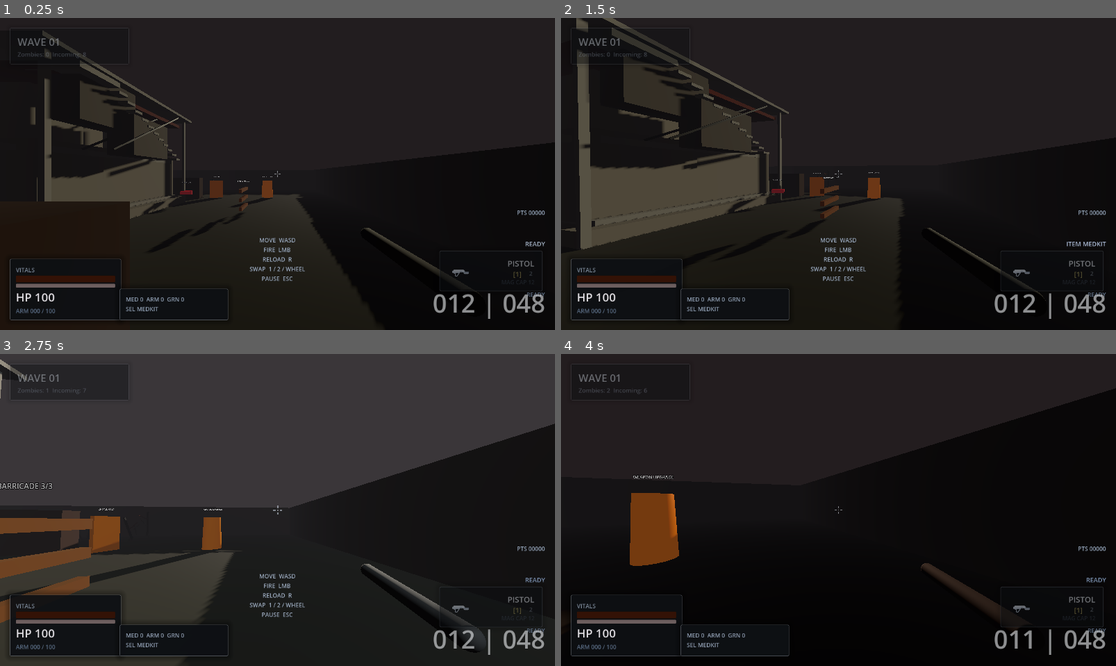
Above: before the commit, frames 1-4 (two rows, left to right).
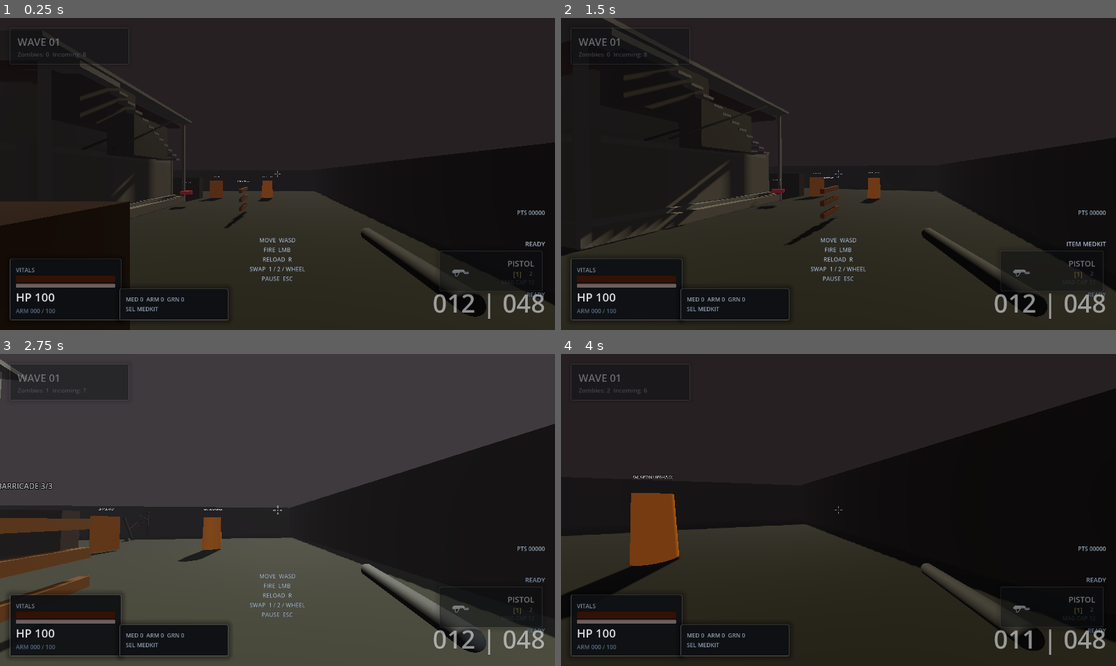
Above: after the commit, the same moments.

Repository: KernPhilipp/Dead-Zones
Game: Godot game, scene res://scenes/main.tscn
The game is run twice, just before and just after one commit, with the same random seed, the same clock (stepped at 60 frames per second) and the same inputs.
Inputs (mouse positions are in pixels of both pictures, inside the frame that each line leads up to):
- Up to frame 1 (0.25 s): no input
- Up to frame 2 (1.5 s): tap Enter at 0.5 s; move the mouse to (866, 174) at 0.52 s; hold W (move_forward) from 0.53 s (still down); tap E (interact) at 0.6 s; tap Space (jump) at 0.77 s; move the mouse to (810, 174) at 1.27 s; tap X (item_next) at 1.35 s
- Up to frame 3 (2.75 s): keep holding W (move_forward); tap Space (jump) at 1.52 s; move the mouse to (288, 503) at 2.02 s; tap Z (item_prev) at 2.1 s
- Up to frame 4 (4 s): keep holding W (move_forward); move the mouse to (832, 516) at 2.77 s; click (832, 516) at 2.85 s; tap Space (jump) at 3.02, 3.77 s; move the mouse to (877, 513) at 3.52 s; hold Shift (sprint) from 3.53 s (still down)

The runs differ from the first frame. In frame 1, 11% of the frame differs, in the area x 5-100%, y 10-100%; in frame 2, 18%; in frame 3, 18%; in frame 4, 25%, in the area x 0-100%, y 44-100%.

Commit message:
chore(godot): resolve merge conflict and refresh editor state

Diff:
--- a/scripts/environment_controller.gd
+++ b/scripts/environment_controller.gd
@@ -9,10 +9,10 @@
 const WEATHER_PROFILES := {
 	WEATHER_CLEAR: {
 		"sky_shadow": 0.26,
-		"fog_density": 0.012,
+		"fog_density": 0.01,
 		"rain_amount": 0.0,
-		"light_multiplier": 1.0,
-		"ambient_multiplier": 1.0,
+		"light_multiplier": 1.08,
+		"ambient_multiplier": 1.08,
 		"storminess": 0.04,
 		"blood_tint": 0.22,
 		"toxic_tint": 0.38,
@@ -21,10 +21,10 @@
 	},
 	WEATHER_CLOUDY: {
 		"sky_shadow": 0.45,
-		"fog_density": 0.018,
+		"fog_density": 0.015,
 		"rain_amount": 0.0,
-		"light_multiplier": 0.82,
-		"ambient_multiplier": 0.86,
+		"light_multiplier": 0.9,
+		"ambient_multiplier": 0.94,
 		"storminess": 0.08,
 		"blood_tint": 0.3,
 		"toxic_tint": 0.46,
@@ -33,10 +33,10 @@
 	},
 	WEATHER_FOGGY: {
 		"sky_shadow": 0.52,
-		"fog_density": 0.026,
+		"fog_density": 0.022,
 		"rain_amount": 0.0,
-		"light_multiplier": 0.68,
-		"ambient_multiplier": 0.76,
+		"light_multiplier": 0.78,
+		"ambient_multiplier": 0.86,
 		"storminess": 0.12,
 		"blood_tint": 0.36,
 		"toxic_tint": 0.72,
@@ -45,10 +45,10 @@
 	},
 	WEATHER_RAIN: {
 		"sky_shadow": 0.7,
-		"fog_density": 0.022,
+		"fog_density": 0.019,
 		"rain_amount": 0.86,
-		"light_multiplier": 0.6,
-		"ambient_multiplier": 0.68,
+		"light_multiplier": 0.7,
+		"ambient_multiplier": 0.78,
 		"storminess": 0.48,
 		"blood_tint": 0.48,
 		"toxic_tint": 0.58,
@@ -57,10 +57,10 @@
 	},
 	WEATHER_STORM: {
 		"sky_shadow": 0.95,
-		"fog_density": 0.028,
+		"fog_density": 0.024,
 		"rain_amount": 1.0,
-		"light_multiplier": 0.5,
-		"ambient_multiplier": 0.6,
+		"light_multiplier": 0.6,
+		"ambient_multiplier": 0.7,
 		"storminess": 1.0,
 		"blood_tint": 0.68,
 		"toxic_tint": 0.86,
@@ -78,7 +78,7 @@
 }
 
 @export var cycle_duration_seconds: float = 420.0
-@export_range(0.0, 1.0, 0.001) var start_time_of_day: float = 0.72
+@export_range(0.0, 1.0, 0.001) var start_time_of_day: float = 0.68
 @export var weather_hold_duration: Vector2 = Vector2(16.0, 28.0)
 @export var weather_transition_duration: float = 9.5
 @export var rain_follow_target_path: NodePath
@@ -158,16 +158,16 @@
 	environment.background_mode = Environment.BG_COLOR
 	environment.ambient_light_source = Environment.AMBIENT_SOURCE_COLOR
 	environment.ambient_light_sky_contribution = 0.0
-	environment.ambient_light_energy = 0.32
-	environment.ambient_light_color = Color(0.16, 0.18, 0.2, 1.0)
+	environment.ambient_light_energy = 0.42
+	environment.ambient_light_color = Color(0.2, 0.22, 0.24, 1.0)
 	environment.fog_enabled = true
-	environment.fog_density = 0.02
+	environment.fog_density = 0.016
 	environment.fog_aerial_perspective = 0.28
 	environment.fog_sky_affect = 0.62
 	environment.fog_light_color = Color(0.24, 0.34, 0.3, 1.0)
-	environment.fog_light_energy = 0.56
+	environment.fog_light_energy = 0.62
 	sun.shadow_enabled = true
-	sun.light_energy = 0.72
+	sun.light_energy = 0.86
 
 func _create_weather_effects():
 	rain_particles = GPUParticles3D.new()
@@ -296,7 +296,7 @@
 	var daylight := smoothstep(-0.16, 0.1, sun_position.y)
 	var twilight := clampf(1.0 - absf(sun_position.y * 4.0), 0.0, 1.0)
 	var sky_shadow := _get_weather_value("sky_shadow")
-	var fog_density := _get_weather_value("fog_density") + ((1.0 - daylight) * 0.018)
+	var fog_density := _get_weather_value("fog_density") + ((1.0 - daylight) * 0.012)
 	var ambient_multiplier := _get_weather_value("ambient_multiplier")
 	var light_multiplier := _get_weather_value("light_multiplier")
 	var rain_amount := _get_weather_value("rain_amount")
@@ -316,13 +316,13 @@
 	sky_color = sky_color.lerp(toxic_green, toxic_tint * 0.48)
 	sky_color = sky_color.lerp(arcane_purple, purple_tint * 0.42)
 	sky_color = sky_color.lerp(blood_red, maxf(twilight * 0.72, blood_tint * 0.5))
-	sky_color = sky_color.lerp(Color(0.0, 0.0, 0.0, 1.0), void_depth * 0.48)
+	sky_color = sky_color.lerp(Color(0.0, 0.0, 0.0, 1.0), void_depth * 0.32)
 	sky_color = sky_color.lerp(lightning_flash_color, lightning_mix * 0.24)
 
-	var ambient_base := Color(0.06, 0.07, 0.075, 1.0)
-	var ambient_toxic := Color(0.08, 0.18, 0.09, 1.0)
-	var ambient_purple := Color(0.16, 0.08, 0.2, 1.0)
-	var ambient_blood := Color(0.16, 0.04, 0.03, 1.0)
+	var ambient_base := Color(0.09, 0.1, 0.11, 1.0)
+	var ambient_toxic := Color(0.12, 0.22, 0.13, 1.0)
+	var ambient_purple := Color(0.2, 0.12, 0.24, 1.0)
+	var ambient_blood := Color(0.2, 0.08, 0.06, 1.0)
 	var ambient_color := ambient_base.lerp(ambient_toxic, toxic_tint * 0.52)
 	ambient_color = ambient_color.lerp(ambient_purple, purple_tint * 0.42)
 	ambient_color = ambient_color.lerp(ambient_blood, blood_tint * 0.35)
@@ -339,7 +339,7 @@
 
 	environment.background_color = sky_color
 	environment.ambient_light_color = ambient_color
-	environment.ambient_light_energy = lerpf(0.18, 0.58, daylight) * ambient_multiplier
+	environment.ambient_light_energy = lerpf(0.24, 0.72, daylight) * ambient_multiplier
 	environment.fog_enabled = fog_density > 0.001
 	environment.fog_density = fog_density
 	environment.fog_aerial_perspective = lerpf(0.34, 0.62, rain_amount)
@@ -350,10 +350,10 @@
 	fog_color = fog_color.lerp(Color(0.36, 0.08, 0.06, 1.0), blood_tint * 0.34)
 	fog_color = fog_color.lerp(lightning_flash_color, lightning_mix * 0.2)
 	environment.fog_light_color = fog_color
-	environment.fog_light_energy = lerpf(0.24, 0.46, daylight) + (purple_tint * 0.08) + (lightning_mix * 0.14)
+	environment.fog_light_energy = lerpf(0.32, 0.56, daylight) + (purple_tint * 0.08) + (lightning_mix * 0.14)
 
 	sun.light_color = sun_color
-	sun.light_energy = (lerpf(0.28, 1.08, daylight) * light_multiplier) + (lightning_light.light_energy * 0.24)
+	sun.light_energy = (lerpf(0.36, 1.22, daylight) * light_multiplier) + (lightning_light.light_energy * 0.24)
 
 	_update_rain_effect(rain_amount)
 
